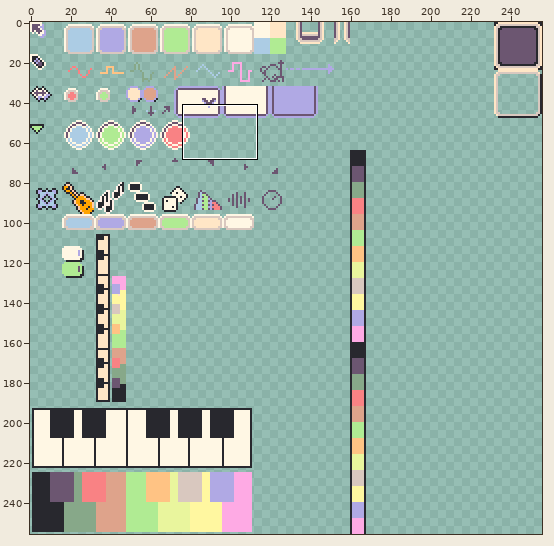
Edited in one commit: pixel-art file (tiny-cli/sfx-spritesheet.aseprite). The first picture is a wide view before the edit; the outline marks the close-up.
Close-up. Before:
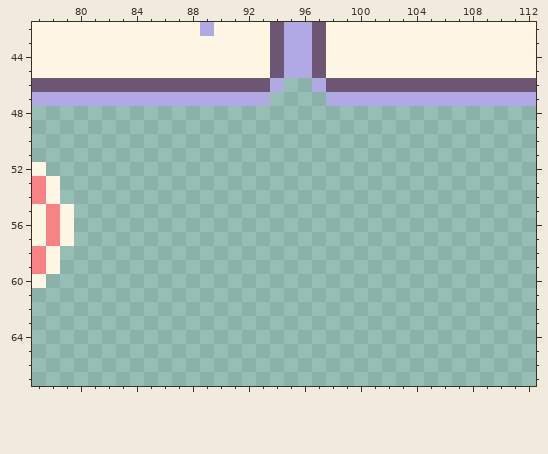
256x256 pixels, 1 frame. Shown: x 77..112, y 42..67.
The same view after the edit:
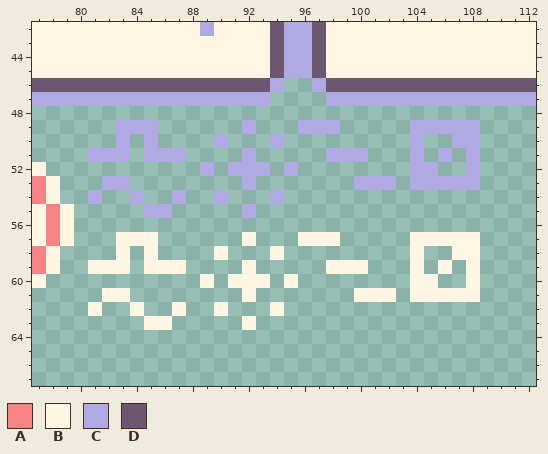
Palette (. is transparent): A #f98284  B #fff7e4  C #b0a9e4  D #6c5671
The edit:
Changed rows in their new state; - is an unchanged pixel.
Layer "Layer 1":
first column x 81:
49 --CCC------C---CCC-----CCCCC
50 --C-C----C---C---------C--CC
51 CCC-CCC----C-----CCC---C-C-C
52 --------C-CCC-C--------CC--C
53 -CC--------C-------CCC-CCCCC
54 C--C--C--C---C--------------
55 ----CC-----C----------------
57 --BBB------B---BBB-----BBBBB
58 --B-B----B---B---------B--BB
59 BBB-BBB----B-----BBB---B-B-B
60 --------B-BBB-B--------BB--B
61 -BB--------B-------BBB-BBBBB
62 B--B--B--B---B--------------
63 ----BB-----B----------------
Changed places in both close-ups, as pixel boxes (x1, y1, x2, y2):
added: (88, 120, 480, 330)
